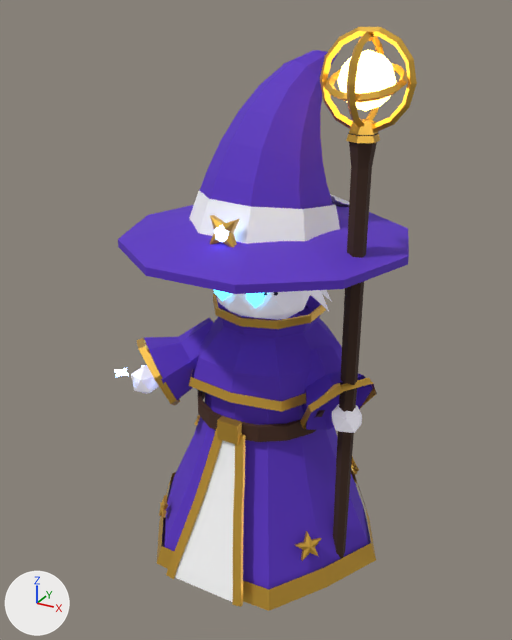
What one commit did to the glTF model public/models/astromancer.glb.
Rendered twice from a 50 mm lens placed at (1.012, -1.908, 1.769), pointed at (-0.032, -0.01, 0.821). Arrows for +X, +Y and +Z are at lower left; the lights stay in place. The picture after the commit comes second. Where no turn or scale is listed for an object, it has been applied to the vertices. Vertices at exactly the same position are counted once.

In view in the first picture: 'armillary-gold', 'gold', 'hat-main', 'hat-team', 'head-skin', 'leather', 'main', 'orbit-spark', 'skin', 'team', 'weapon-gold', 'weapon-orb', 'weapon-wood' and 3 more.
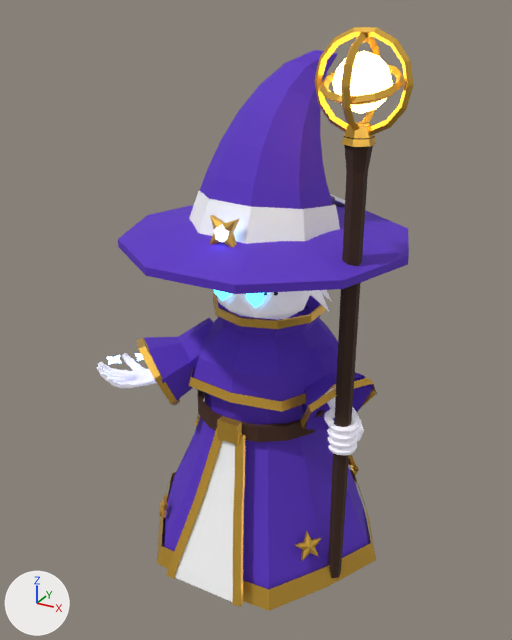
Where the change shows, as pixel boxes [x1, y1, x2, y2] in the pictures (512 x 640 px):
'weapon-wood', moved: before [333, 133, 379, 558]; after [328, 136, 375, 578]
'armillary-gold', moved: before [320, 27, 417, 132]; after [314, 27, 414, 136]
'skin', reshaped, moved (16% wider, 51% taller): before [131, 366, 362, 433]; after [96, 353, 364, 455]
'weapon-orb', moved: before [337, 50, 396, 111]; after [332, 51, 393, 114]
'weapon-gold', moved: before [346, 120, 380, 143]; after [342, 123, 376, 147]
'orbit-spark', moved: before [114, 365, 144, 377]; after [107, 353, 143, 365]
part 2 of me_icosphere_005, added: after [96, 353, 157, 388]
part 3 of me_icosphere_005, added: after [324, 387, 364, 455]
part 4 of me_icosphere_005, deleted: before [332, 404, 362, 433]
part 5 of me_icosphere_005, deleted: before [131, 366, 159, 394]

What the commit changed:
me_sparks is used by ob_orbit_spark; location (0.0, 0.0, 0.0).
me_sparks had 51 vertices, 72 faces and spanned x -0.433..-0.245, y -0.304..-0.096, z 0.594..0.662.
me_sparks now has 51 vertices, 72 faces and spans x -0.446..-0.258, y -0.318..-0.111, z 0.645..0.713.
me_sparks part 1: the whole mesh is moved by (-0.013, -0.014, 0.051).
me_icosphere_005 is used by ob_skin; location (0.34, -0.1, 0.6).
me_icosphere_005 had 24 vertices, 40 faces and spanned x -0.749..0.049, y -0.147..0.047, z -0.055..0.055.
me_icosphere_005 now has 743 vertices, 1438 faces and spans x -0.504..0.409, y -0.336..-0.033, z 0.524..0.681.
me_icosphere_005 part 2: 419 vertices added at x -0.504..-0.274, y -0.336..-0.113, z 0.59..0.668.
me_icosphere_005 part 3: 324 vertices added at x 0.25..0.409, y -0.204..-0.033, z 0.524..0.681.
me_icosphere_005 part 4: 12 vertices removed from x -0.049..0.049, y -0.047..0.047, z -0.055..0.055.
me_icosphere_005 part 5: 12 vertices removed from x -0.749..-0.651, y -0.147..-0.053, z -0.055..0.055.
me_cradle is used by ob_weapon_gold; location (0.0, 0.0, 0.0).
me_cradle had 12 vertices, 20 faces and spanned x 0.301..0.379, y -0.145..-0.055, z 1.45..1.5.
me_cradle now has 12 vertices, 20 faces and spans x 0.3098..0.3878, y -0.199..-0.109, z 1.45..1.5.
me_cradle part 6: the whole mesh is moved by (0.0088, -0.054, 0.0).
me_shaft is used by ob_weapon_wood; location (0.0, 0.0, 0.0).
me_shaft had 24 vertices, 44 faces and spanned x 0.305..0.375, y -0.14..-0.06, z 0.02..1.47.
me_shaft now has 24 vertices, 44 faces and spans x 0.314..0.383, y -0.194..-0.114, z 0.02..1.47.
me_shaft part 7: the whole mesh is moved by (0.009, -0.054, 0.0).
Object 'skin' (ob_skin) moves from (0.34, -0.1, 0.6) to (0.0, 0.0, 0.0).
Object 'armillary-gold' (ob_armillary_gold) moves from (0.34, -0.1, 1.6) to (0.349, -0.154, 1.6).
Object 'weapon-orb' (ob_weapon_orb) moves from (0.34, -0.1, 1.6) to (0.349, -0.154, 1.6).
